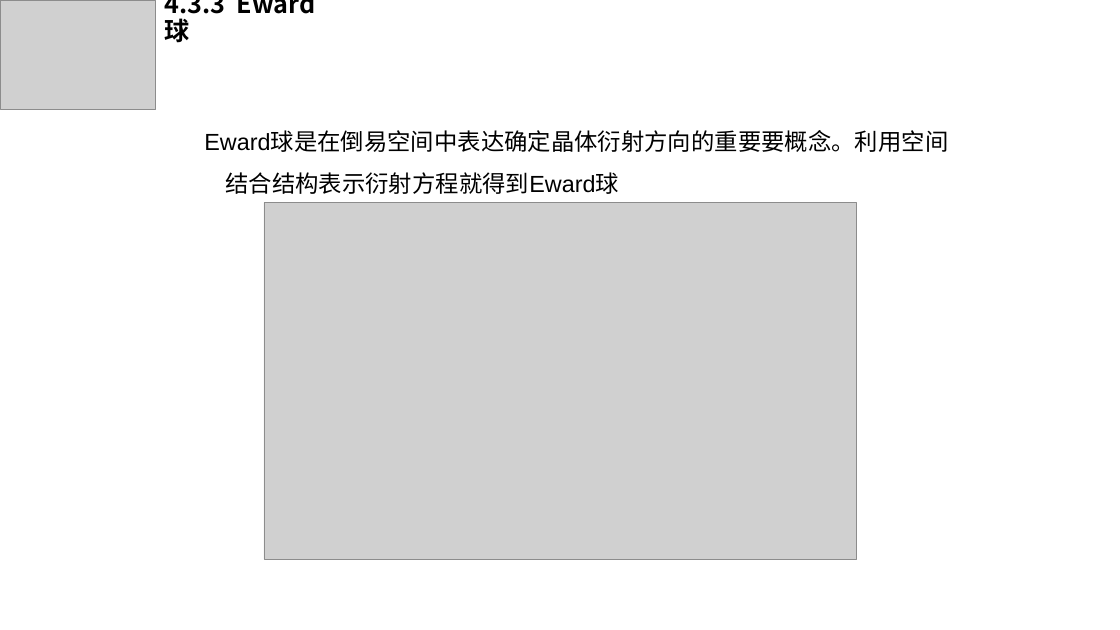
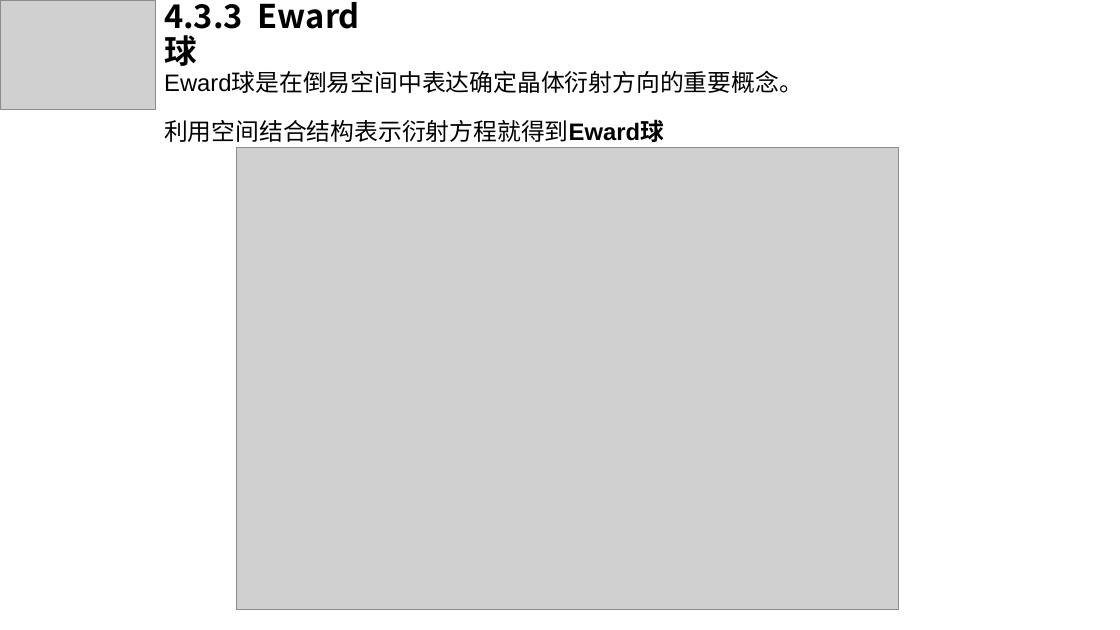
Before and after one commit to DreamBoatOve/gitTest, a slide deck: slide 25 of Lessons/材料的表面与界面/group_presentation/slices/第四小组_0529_16.pptx. Drawn at 1120x630 pixels with LibreOffice and Linux fonts; fonts in the diff are those of the drawing; grey boxes stand for pictures. Boxes give left, top, right and bottom in pixels: in the first picture for what was removed or moved away, otherwise in the second. Text is boxed around its words. In the diff, an @@ line names an element or a change of style, - is before the commit and + after.

```diff
--- a/Lessons/材料的表面与界面/group_presentation/slices/第四小组_0529_16.pptx
+++ b/Lessons/材料的表面与界面/group_presentation/slices/第四小组_0529_16.pptx
@@ title "4.3.3 Eward球" at (x1=164, y1=4, x2=664, y2=142): size 21.6 to 28 pt @@
@@ text at (x1=164, y1=72, x2=803, y2=142): text changed; size 20 to 20.4 pt @@
-Eward球是在倒易空间中表达确定晶体衍射方向的重要要概念。利用空间结合结构表示衍射方程就得到Eward球
+Eward球是在倒易空间中表达确定晶体衍射方向的重要概念。
+利用空间结合结构表示衍射方程就得到Eward球
@@ picture resized from (x1=264, y1=202, x2=856, y2=560) to (x1=236, y1=148, x2=898, y2=609) @@
```
Also in this commit, not shown: 23 other slides changed.
